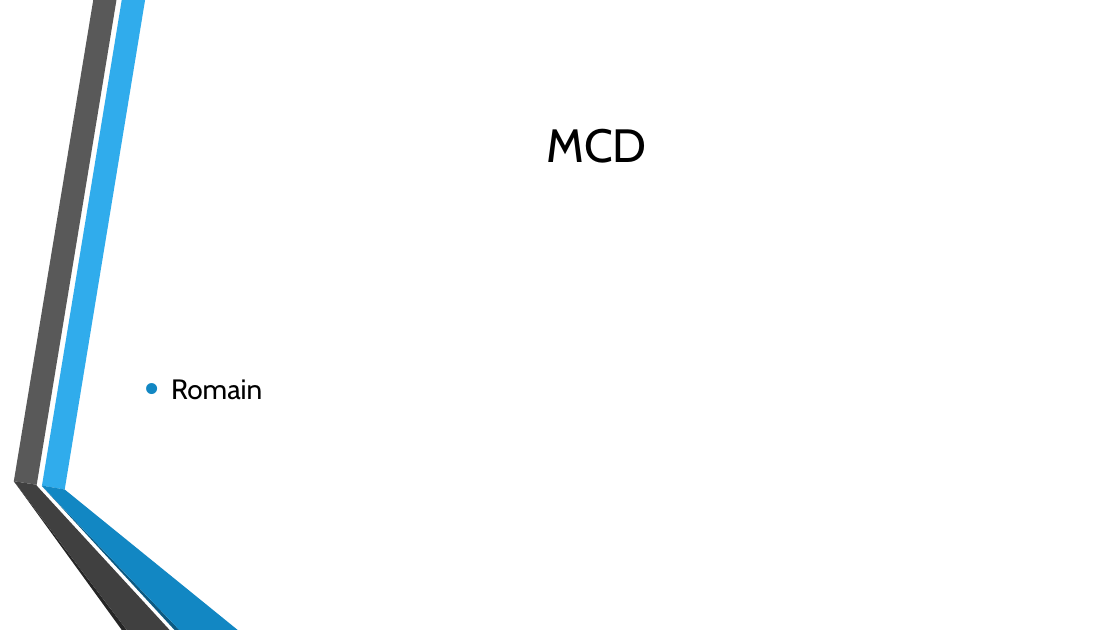
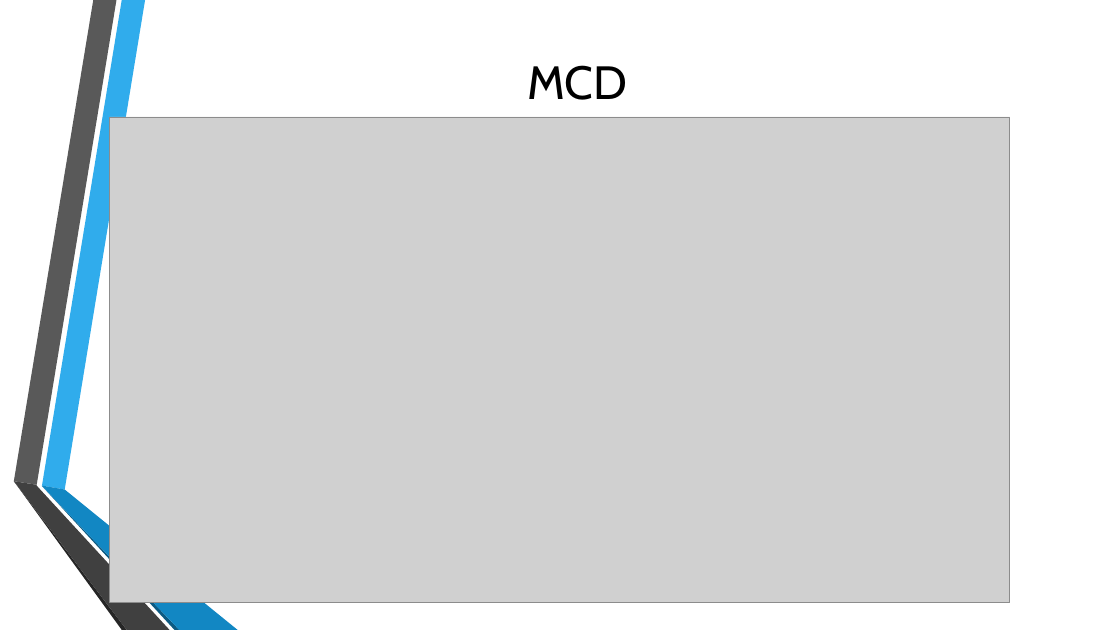
Before and after one commit to Chycrat/snir-co, a slide deck: slide 18 of LIVRABLE-4/Présentation livrable 4.pptx. Drawn at 1120x630 pixels with LibreOffice and Linux fonts; fonts in the diff are those of the drawing; grey boxes stand for pictures; background and template pictures are left out. Boxes give left, top, right and bottom in pixels: in the first picture for what was removed or moved away, otherwise in the second. Text is boxed around its words. In the diff, an @@ line names an element or a change of style, - is before the commit and + after.

```diff
--- a/LIVRABLE-4/Présentation livrable 4.pptx
+++ b/LIVRABLE-4/Présentation livrable 4.pptx
@@ title "MCD": place and size @@
-title "MCD" at [546, 128, 646, 163]
+title "MCD" at [527, 65, 627, 100]
@@ picture added at [110, 117, 1010, 603] @@
@@ text removed at [171, 379, 262, 400] @@
-• Romain
```
Also in this commit, not shown: 4 other slides changed.
